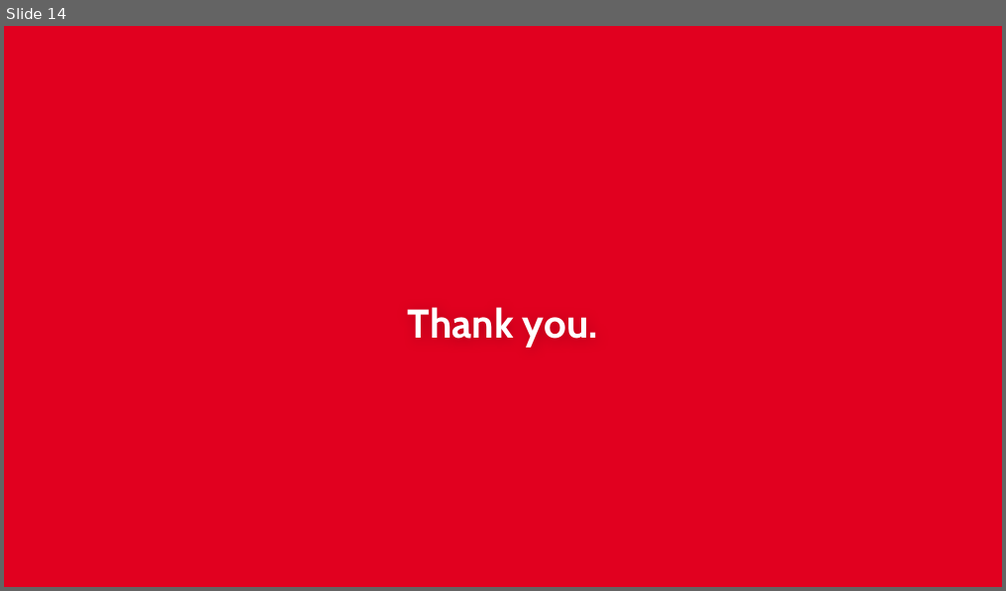
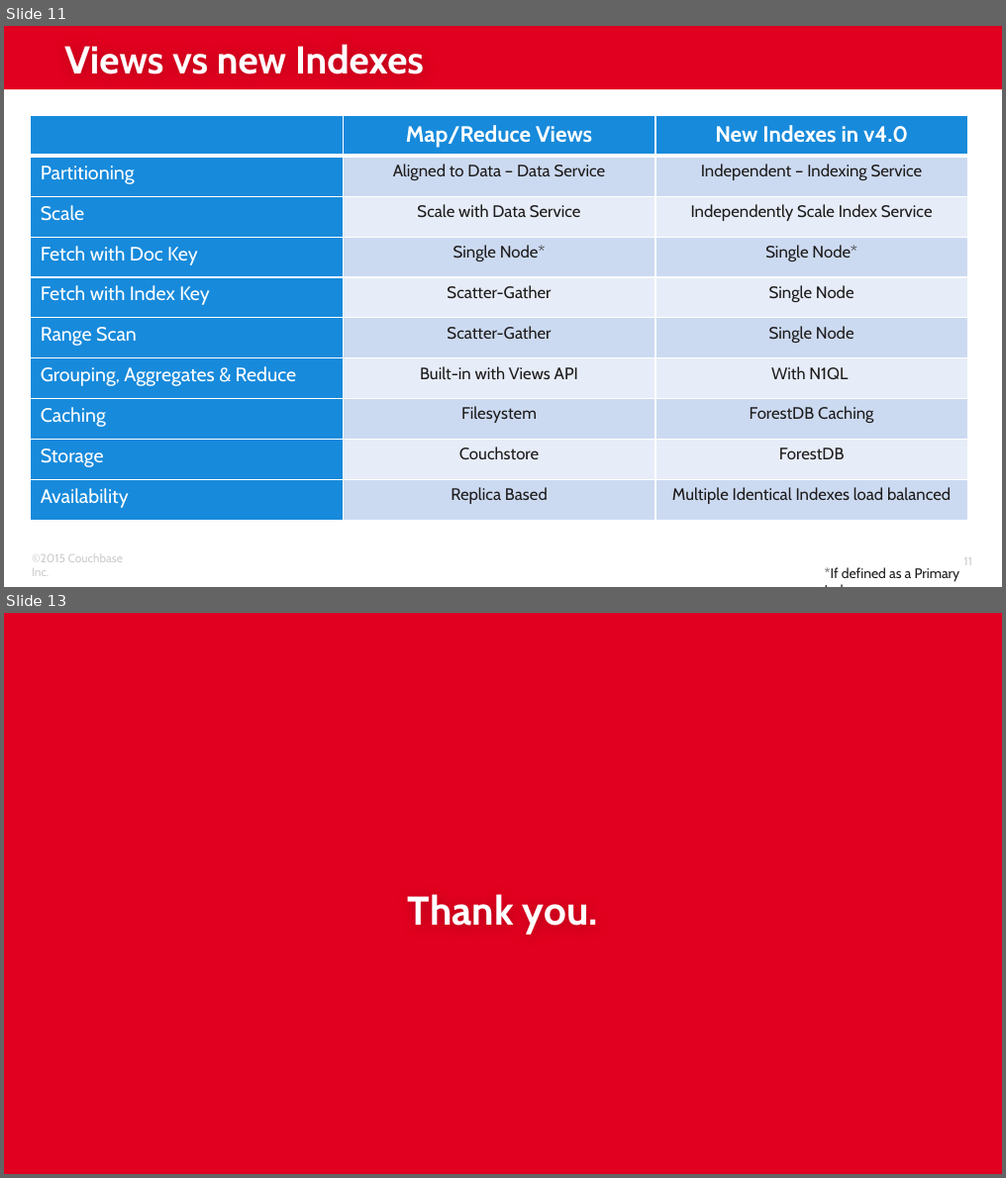
Before and after one commit to subalakr/workshop, a slide deck: server/presentations/04_N1QL Details.pptx. Shown one above the other, each under a label of ours: slide 14 before the commit, slides 11 and 13 after it; the slides between them are not shown. The pictures are 1006x591 and 1006x1178 pixels, drawn with LibreOffice and Linux fonts; fonts in the diff are those of the drawing; background and template pictures are left out. Boxes give left, top, right and bottom in pixels: in the first picture for what was removed or moved away, otherwise in the second. Text is boxed around its words. In the diff, an @@ line names an element or a change of style, - is before the commit and + after.

```diff
--- a/server/presentations/04_N1QL Details.pptx
+++ b/server/presentations/04_N1QL Details.pptx
@@ slide 11 added at box(4, 26, 1002, 587), background #FFFFFF @@
@@ rectangle added at box(4, 26, 1002, 90), fill #E1001F @@
@@ title added at box(64, 44, 424, 75), 28 pt, text #FFFFFF, bold @@
+Views vs new Indexes
@@ table added at box(30, 116, 967, 521), 10 rows, 3 columns @@
+ | Map/Reduce Views | New Indexes in v4.0
+Partitioning | Aligned to Data – Data Service | Independent – Indexing Service
+Scale | Scale with Data Service | Independently Scale Index Service
+Fetch with Doc Key | Single Node* | Single Node*
+Fetch with Index Key | Scatter-Gather | Single Node
+Range Scan | Scatter-Gather | Single Node
+Grouping, Aggregates & Reduce | Built-in with Views API | With N1QL
+Caching | Filesystem | ForestDB Caching
+Storage | Couchstore | ForestDB
+Availability | Replica Based | Multiple Identical Indexes load balanced
@@ text added at box(32, 555, 123, 576), 8.5 pt, text #CCCCCC @@
+©2015 Couchbase Inc.
@@ page number added at box(964, 558, 972, 560), 8.5 pt, text #CCCCCC @@
+11
@@ text added at box(825, 568, 960, 582), 10 pt, text #1E1C1C @@
+*If defined as a Primary Index
@@ what was slide 14 is now slide 13 @@
```
Also in this commit, not shown: 12 slides changed, 12 other slides added, 2 slides removed.
